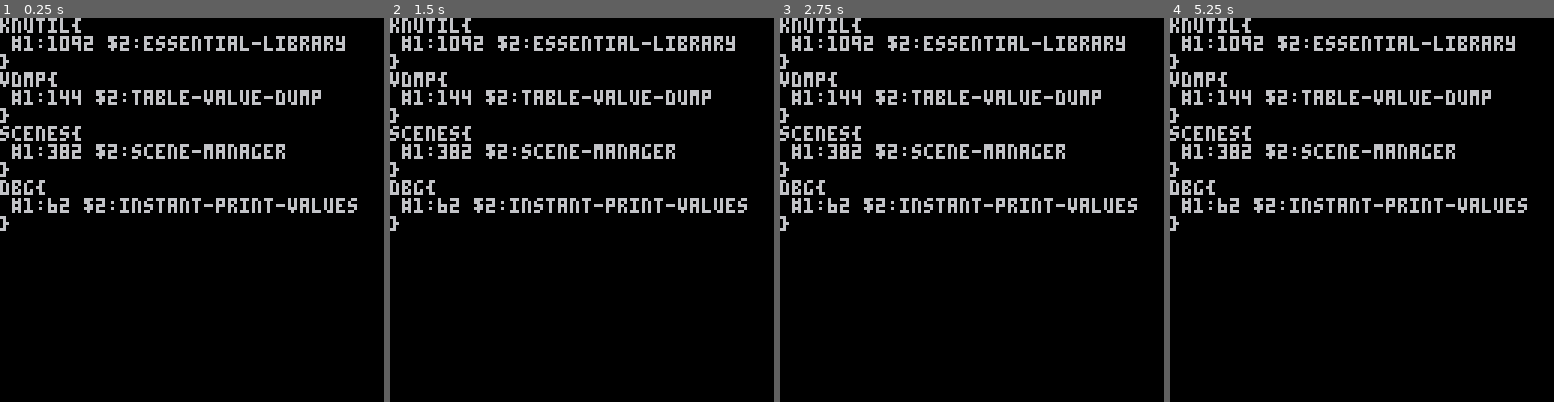
Above: before the commit, frames 1-4 (left to right).
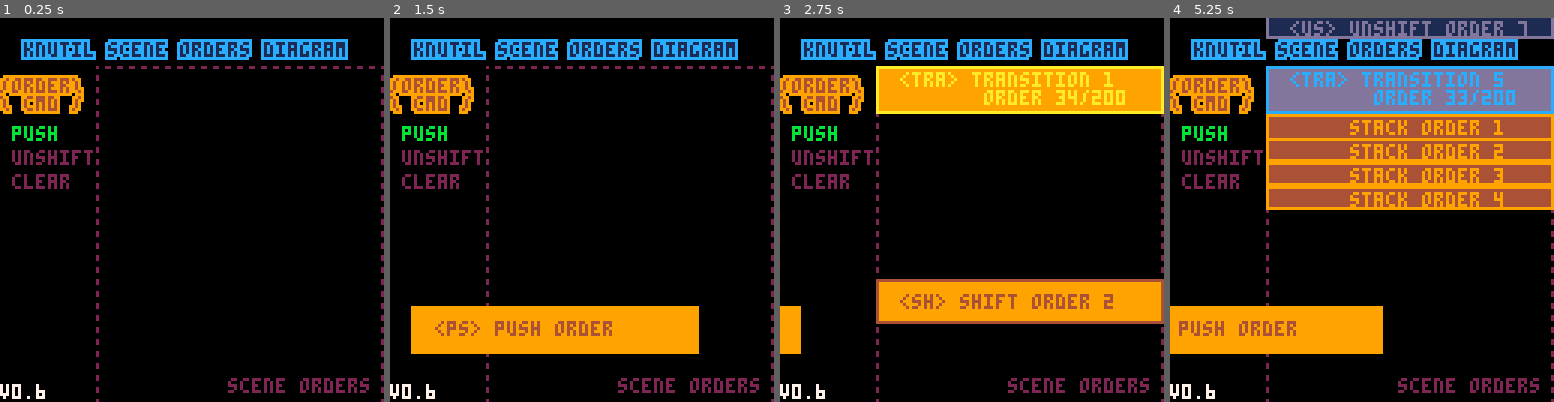
Above: after the commit, the same moments.

Repository: bitchunk/knutil
Game: PICO-8 cartridge knutil.p8
The game is run twice, just before and just after one commit, with the same random seed, the same clock (stepped at 60 frames per second) and the same inputs.
Inputs:
- Up to frame 1 (0.25 s): no input
- Up to frame 2 (1.5 s): tap O (Z key) at 0.7 s
- Up to frame 3 (2.75 s): tap O (Z key) at 1.7, 2.1, 2.5 s; hold Up 2.15-2.42 s
- Up to frame 4 (5.25 s): tap O (Z key) every 0.4 s from 2.9 to 4.9 s; hold Down 3.63-3.97 s; hold Up 4.73-5.03 s

The runs differ from the first frame. In frame 1, 14% of the frame differs, in the area x 0-100%, y 0-100%; in frame 2, 23%; in frame 3, 31%; in frame 4, 49%.

Commit message:
cmdscensに変更、scenesorderを簡易呼び出し、rceachに変更、exrect.con、exrect.hov二変更、inrng・dbgdmpを更新、

Diff:
--- a/knutil.p8
+++ b/knutil.p8
@@ -1,8 +1,9 @@
 pico-8 cartridge // http://www.pico-8.com
-version 35
+version 36
 __lua__
---knutil_0.5
+--knutil_0.6
 --@shiftalow
+version='v0.6'
 function tonorm(s)
 if tonum(s) then return tonum(s)
 elseif s=='true' then return true
@@ -65,7 +66,7 @@
 return _split(str,d or ' ',false)
 end
 
-_bc={}
+--_bc={}
 function htd(b,n)
 a={}
 tmap(split(b,n or 2),function(v)
@@ -83,7 +84,6 @@
 end
 
 function cat(f,...)
---for i,s in pairs({...}) do
 foreach({...},function(s)
 for k,v in pairs(s) do
 if tonum(k) then
@@ -115,7 +115,7 @@
 return t
 end
 
-function ecxy(p,f)
+function rceach(p,f)
 p=rfmt(p)
 for y=p.y,p.ey do
 for x=p.x,p.ex do
@@ -126,7 +126,7 @@
 
 function outline(t,a)
 local i,j,k,l=unpack(split(a))
-ecxy('-1 -1 3 3',function(x,y)
+rceach('-1 -1 3 3',function(x,y)
 ?t,x+i,y+j,l
 end)
 ?t,i,j,k
@@ -162,9 +162,10 @@
 return type(p)=='table' and p
 end
 
-function inrng(c,l,h)
-return mid(c,l,h)==c
-end
+function inrng(...)
+return mid(...)==...
+end
+
 function amid(c,a)
 return mid(c,a,-a)
 end
@@ -222,15 +223,15 @@
 if y then
 return inrng(x,o.x,o.ex) and inrng(y,o.y,o.ey)
 else
-return o.cont(x.x,x.y) and o.cont(x.ex,x.ey)
+return o.con(x.x,x.y) and o.con(x.ex,x.ey)
 end
 end
 ,function(r,p)
 local h
 for i,v in pairs(hovk) do
-h=h or o.cont(r[v[1]],r[v[2]])
-end
-return h or p==nil and r.hover(o,true)
+h=h or o.con(r[v[1]],r[v[2]])
+end
+return h or p==nil and r.hov(o,true)
 end
 ,function(p,y,w,h)
 return cat(
@@ -274,7 +275,7 @@
 ,function(d,r,c)
 local f,t=unpack(ttable(d) or split(d))
 r=r or o.dur
-return (t-f)/r*min(c or o.cnt,r)+f
+return min(c or o.cnt,r)*(t-f)/r+f
 end
 ,0,false
 }))
@@ -282,10 +283,9 @@
 
 _scal={}
 function mkscenes(keys)
-local s=add(_scal,{})
-return s,tmap(ttable(keys) or {keys},function(v)
+return tmap(ttable(keys) or {keys},function(v)
 local o={}
-s[v]=cat(o,comb(split'ps st rm cl fi cu sh us tra ords nm',{
+_scal[v]=cat(o,comb(split'ps st rm cl fi cu sh us tra ords nm',{
 function(fn,d,p)
 return add(o.ords,scorder(fn,d,p))
 end
@@ -337,52 +337,51 @@
 end
 ,{},v
 }))
+return _scal[v]
 end)
 end
 
-function scenesbat(b,p)
+function cmdscenes(b,p)
 local res={}
 tmap(split(b,' ',"\n"),function(v,i)
-tmap(_scal,function(o,k)
 local s,m,f,d=unpack(v)
-if o[s] then
-add(res,o[s][m](f,d,p or {}))
-end
-end)
+if _scal[s] then
+add(res,_scal[s][m](f,d,p or {}))
+end
 end)
 return res
 end
 -->8
 --dmp
-_dmpl={}
-function dmp(v,x)
+function dmp(v,s)
 local tstr=comb(split[[
-number string boolean function nil
+table number string boolean function nil
 ]],split[[
-# $ % * !;
+{ # $ % * !;
 ]])
-tstr.table='{'
-local p,s=true,''
-if x==nil then x=0 color(6) cls()
+local p=true
+if not s then
+cls()
+color(6)
+_dmpl,s={},''
 else
-s=join(tbfill(' ',x),'')
-end
-v=ttable(v) and v or {v}
+end
+v=ttable(v) or {v}
 for i,str in pairs(v) do
 	if ttable(str) then
 	 add(_dmpl,s..i..tstr[type(str)])
-		dmp(str,x+1)
+		dmp(str,s..' ')
 	 add(_dmpl,s..'}')
  p=true
 	else
 		if p then
 		add(_dmpl,s)
 		end
- _dmpl[#_dmpl]=_dmpl[#_dmpl]..tstr[type(str)]..i..':'..tostr(str)..' '
+ _dmpl[#_dmpl]=_dmpl[#_dmpl]..tstr[type(str)]..(tonum(i) and '' or i)..':'..tostr(str)..' '
 	p=false
 	end
 end
-if x==0 then
+if s=='' then
 tmap(_dmpl,function(v)
 ?v
 end)
@@ -412,9 +411,9 @@
 order_cnt = 0
 item_index = 0
 items = split'push unshift clear'
-orders,indexes = mkscenes(split'items stack transition push shift unshift remove')
+orders = mkscenes(split'items stack transition push shift unshift remove')
 cls()
-scenesbat([[
+cmdscenes([[
 stack st stacked 0
 items st draw_items 0
 ]], items)
@@ -424,16 +423,16 @@
 	if btnp(🅾️) then
 		({
 			function()
-				scenesbat[[
+				cmdscenes[[
 push ps push_order 60
 ]]	end,
 			function()
-				scenesbat[[
+				cmdscenes[[
 unshift ps unshift_order 60
 ]]
 			end,
 			function()
-				scenesbat[[
+				cmdscenes[[
 push cl
 unshift cl
 shift cl
@@ -475,7 +474,7 @@
 	?'<ps> push order',x + 8,o.rect.y + 5,4
 
 	if o.lst then
-		scenesbat('shift ps shift_order 30',o)
+		cmdscenes('shift ps shift_order 30',o)
 	end
 end
 
@@ -494,35 +493,37 @@
 	)
 
 	if o.lst then
-		local s = scenesbat'transition fi transition_order'[1]
+		local s = cmdscenes'transition fi transition_order'[1]
 		if s then
 			s.prm.res = s.cnt
 		end
-		scenesbat('transition us transition_order 200',o)
+		cmdscenes('transition us transition_order 200',o)
 	end
 end
 
 function shift_order( o )
-	local len = o.prm.cmd == 'ps' and #orders.transition.ords or 1
+	local len = o.prm.cmd == 'ps' and #_scal.transition.ords or 1
 	local rc = o.prm.rect
 
 	rc.ud(nil,o.rate('96 '..24+len * 8),nil,o.rate'16 8').rf(9).rs(4)
 	print("<sh> shift order "..o.prm.id, rc.x + 8, rc.y + o.rate'5 2', 4)
 
 	if o.lst then
-		scenesbat('transition ps transition_order 200',o.prm)
+		cmdscenes('transition ps transition_order 200',o.prm)
 	end
 end
 
 function stacked( o )
-	local len = #orders.transition.ords
-
-	local os = orders.transition.ords
+	local os = _scal.transition.ords
+	local len = #os
+
 	fillp(0x6996)
 	exrect'32 16 96 128'.rs(2)
 	?'scene orders',76,120
 	fillp()
+
 	tmap( slice( os, 2 ),function(v,i)
+
 		local r,p,f,s = v.prm.rect, v.prm.cmd == 'ps'
 		if p then
 			f,s = 4,9
@@ -554,7 +555,7 @@
 		, rc.x + 8, rc.y + 2
 	,s )
 
-	local os = orders.transition.ords
+	local os = _scal.transition.ords
 
 	tmap( slice( os, 2 ),function( v, i )
 		local r = v.prm.rect
@@ -568,7 +569,7 @@
 	end)
 
 	if o.lst then
-		scenesbat( [[
+		cmdscenes( [[
 remove ps remove_order 120
 ]], o.prm )
 	end
@@ -576,7 +577,7 @@
 
 function remove_order( o )
 	if o.fst then
-		scenesbat[[
+		cmdscenes[[
 transition us nil 120
 unshift us nil 120
 ]]
@@ -589,10 +590,12 @@
 
 function _draw()
 	cls()
-	tmap(indexes,function(v)
-		orders[v].tra()
+	tmap(orders,function(v)
+		v.tra()
 	end)
 	outline('knutil scene orders diagram', '8 8 1 12')
+	dbg(version)
+	dbg()
 end
 -->8
 --htbl examples
@@ -622,13 +625,36 @@
 --initialize global variables
 cat(_ENV,htbl[[
 tokencost{
- knutil{1092 essential-library}
- scenes{382 scene-manager}
- vdmp{144 table-value-dump}
- dbg{62 instant-print-values}
+ knutil{1090 essential-library}
+ scenes{372 scene-manager}
+ dmp{137 table-value-dump}
+ dbg{61 instant-print-values}
 }
 ]])
-dmp(tokencost)
+--dmp(tokencost)
+-->8
+--[[
+update history
+
+v0.6
+	simplified handling of scene orders
+	rceach: name change from ecxy()
+	inrng: using tupple twice
+	exrect.con: name change from exrect.cont()
+	exrect.hov: name change from exrect.hover()
+	scenes: order.rate is calculated enough value in the last count
+									cmdscenes change name from scenesbat
+
+v0.5
+	mainly due to sub()'s cpu cost countermeasure.
+	replace: fix usage of sub()
+	htd: convert from split()
+	htbl: run newlines without replace()
+	scene: save cost with split()&comb() at initialization
+	dbg: change to display values without dbg() argument
+	example: add htbl() example use
+
+]]--
 __gfx__
 00991000000991000000000000000000099910000009991000000991100000007771000771000000991191100111191000011910000000000000000004444000
 09999100009999109910441004410991999991000099999100009991991000007777107777100000999999100999991000999910000044440444444047777440
Not shown, changed: the thumbnail (__label__) section of knutil.p8
Not shown, changed: knutil.p8.png
